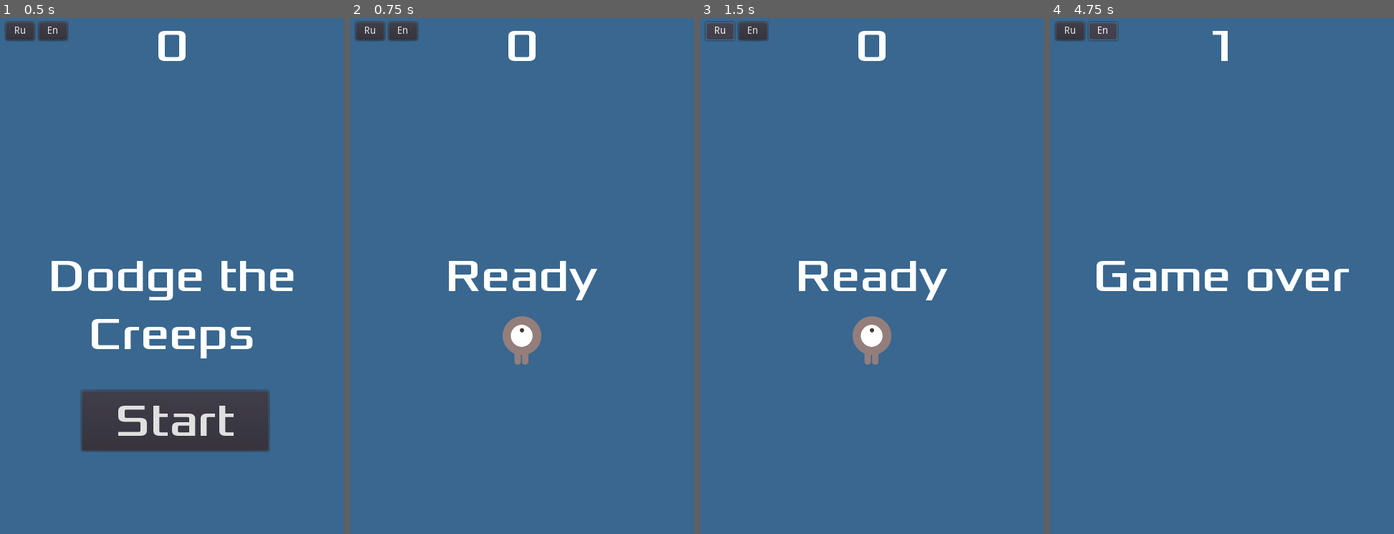
Above: before the commit, frames 1-4 (left to right).
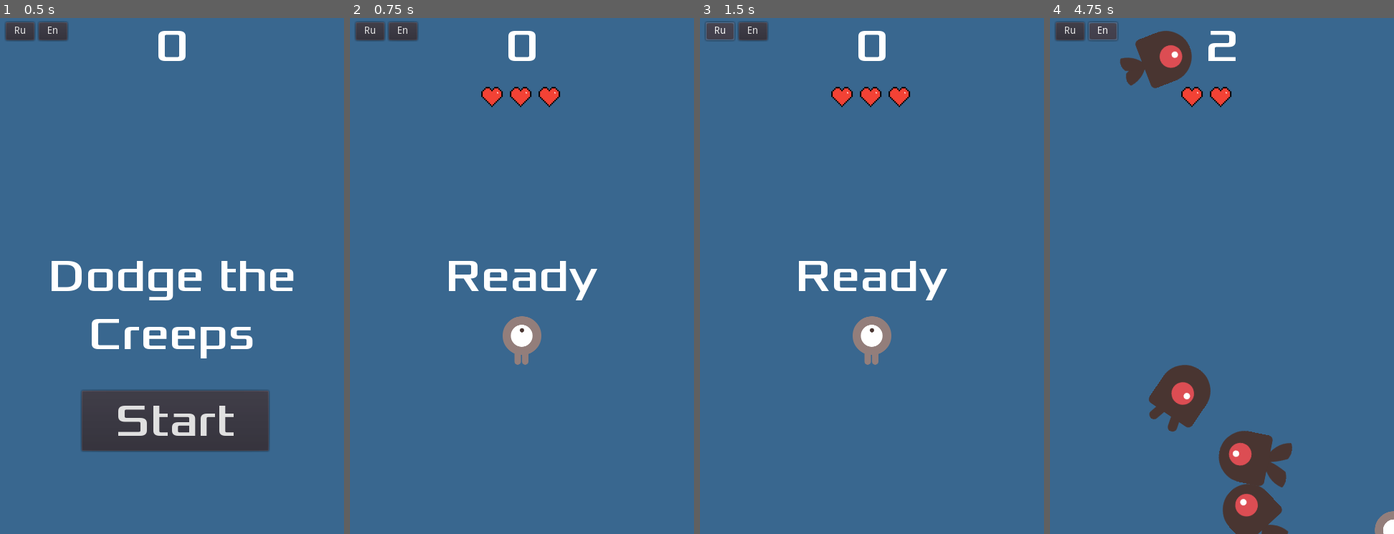
Above: after the commit, the same moments.

Repository: andrew-it/GodotFirstProject
Game: Godot game, scene res://Scenes/Main.tscn
Same seed, same stepped clock (60 frames per second), same inputs: the game is played once before the commit and once after it.
Inputs:
- Up to frame 1 (0.5 s): no input
- Up to frame 2 (0.75 s): click "Start" at 0.5 s
- Up to frame 3 (1.5 s): click "Ru" at 1.25 s
- Up to frame 4 (4.75 s): click "En" at 2 s; tap Enter at 2.75 s; hold Right (ui_right) 2.78-3.53 s; hold Down (ui_down) 3.53-4.28 s; hold Right (ui_right) from 4.28 s (still down)

Frame 1 is identical in both runs. In frame 2, 0.5% of the frame differs, in the area x 38-62%, y 13-18%; in frame 3, 0.5%; in frame 4, 8.5%, in the area x 13-100%, y 2-100%.

Commit message:
added health system

Diff:
--- a/Project/Scenes/HUD.tscn
+++ b/Project/Scenes/HUD.tscn
@@ -1,7 +1,9 @@
-[gd_scene load_steps=6 format=2]
+[gd_scene load_steps=8 format=2]
 
 [ext_resource path="res://dodge_assets/fonts/Xolonium-Regular.ttf" type="DynamicFontData" id=1]
 [ext_resource path="res://Scripts/HUD.gd" type="Script" id=2]
+[ext_resource path="res://Scripts/HealthBar.gd" type="Script" id=3]
+[ext_resource path="res://Scenes/Heart.tscn" type="PackedScene" id=4]
 
 [sub_resource type="DynamicFont" id=1]
 size = 64
@@ -35,7 +37,8 @@
 text = "En"
 
 [node name="ScoreLabel" type="Label" parent="."]
-anchor_right = 1.0
+anchor_left = 0.000409698
+anchor_right = 1.00041
 margin_left = -7.62939e-06
 margin_top = 0.196655
 margin_bottom = 78.1967
@@ -77,6 +80,11 @@
 }
 
 [node name="MessageTimer" type="Timer" parent="."]
+
+[node name="HealthBar" type="Node2D" parent="."]
+position = Vector2( 198.148, 110.24 )
+script = ExtResource( 3 )
+Heart = ExtResource( 4 )
 [connection signal="button_up" from="LangRu" to="." method="_on_LangRu_button_up"]
 [connection signal="button_up" from="LangEn" to="." method="_on_LangEn_button_up"]
 [connection signal="pressed" from="StartButton" to="." method="_on_StartButton_pressed"]
--- /dev/null
+++ b/Project/Scenes/Heart.tscn
@@ -0,0 +1,6 @@
+[gd_scene load_steps=2 format=2]
+
+[ext_resource path="res://dodge_assets/art/heard.png" type="Texture" id=1]
+
+[node name="Heart" type="Sprite"]
+texture = ExtResource( 1 )
--- a/Project/Scenes/Mob.tscn
+++ b/Project/Scenes/Mob.tscn
@@ -8,7 +8,6 @@
 [ext_resource path="res://dodge_assets/art/enemySwimming_1.png" type="Texture" id=6]
 [ext_resource path="res://Scripts/Mob.gd" type="Script" id=7]
 
-
 [sub_resource type="SpriteFrames" id=1]
 animations = [ {
 "frames": [ ExtResource( 2 ), ExtResource( 1 ) ],
@@ -16,14 +15,14 @@
 "name": "walk",
 "speed": 3.0
 }, {
+"frames": [ ExtResource( 6 ), ExtResource( 5 ) ],
+"loop": true,
+"name": "swim",
+"speed": 3.0
+}, {
 "frames": [ ExtResource( 3 ), ExtResource( 4 ) ],
 "loop": true,
 "name": "fly",
-"speed": 3.0
-}, {
-"frames": [ ExtResource( 6 ), ExtResource( 5 ) ],
-"loop": true,
-"name": "swim",
 "speed": 3.0
 } ]
 
--- a/Project/Scenes/Player.tscn
+++ b/Project/Scenes/Player.tscn
@@ -6,17 +6,16 @@
 [ext_resource path="res://dodge_assets/art/playerGrey_up2.png" type="Texture" id=4]
 [ext_resource path="res://dodge_assets/art/playerGrey_up1.png" type="Texture" id=5]
 
-
 [sub_resource type="SpriteFrames" id=1]
 animations = [ {
+"frames": [ ExtResource( 2 ), ExtResource( 1 ) ],
+"loop": true,
+"name": "walk",
+"speed": 3.0
+}, {
 "frames": [ ExtResource( 5 ), ExtResource( 4 ) ],
 "loop": true,
 "name": "up",
-"speed": 3.0
-}, {
-"frames": [ ExtResource( 2 ), ExtResource( 1 ) ],
-"loop": true,
-"name": "walk",
 "speed": 3.0
 } ]
 
--- a/Project/Scripts/HUD.gd
+++ b/Project/Scripts/HUD.gd
@@ -29,6 +29,9 @@
 	$StartButton.hide()
 	emit_signal("start_game")
 
+func update_lives_count(lives_count):
+	$HealthBar.update_health_bar(lives_count)
+
 func _on_LangRu_button_up():
 	TranslationServer.set_locale('ru')
 
--- /dev/null
+++ b/Project/Scripts/HealthBar.gd
@@ -0,0 +1,27 @@
+extends Node2D
+
+export (PackedScene) var Heart
+
+
+# Declare member variables here. Examples:
+# var a = 2
+# var b = "text"
+
+
+# Called when the node enters the scene tree for the first time.
+func _ready():
+	pass # Replace with function body.
+
+func update_health_bar(lives_count):
+	for child in get_children():
+		child.free()
+
+	for i in lives_count:
+		var heart = Heart.instance()
+		add_child(heart)
+		heart.position.x += 40 * i
+
+
+# Called every frame. 'delta' is the elapsed time since the previous frame.
+#func _process(delta):
+#	pass
--- a/Project/Scripts/Main.gd
+++ b/Project/Scripts/Main.gd
@@ -3,6 +3,7 @@
 export (PackedScene) var Mob
 
 var score
+var livesCount
 
 
 func _ready():
@@ -10,11 +11,16 @@
 	randomize()
 
 func _on_Player_hit():
-	game_over()
+	livesCount -= 1
+	$HUD.update_lives_count(livesCount)
+	if livesCount <= 0:
+		game_over()
 
 func game_over():
 	$ScoreTimer.stop()
 	$MobTimer.stop()
+
+	$Player._onDeath()
 
 	$HUD.show_game_over()
 
@@ -24,11 +30,14 @@
 
 func new_game():
 	score = 0
+	livesCount = 3
+
 	$Player.start($StartPosition.position)
 	$StartTimer.start()
 
 	$HUD.update_score(score)
 	$HUD.show_message(tr("READY"))
+	$HUD.update_lives_count(livesCount)
 
 	$Music.play()
 
--- a/Project/Scripts/Player.gd
+++ b/Project/Scripts/Player.gd
@@ -16,7 +16,7 @@
 	hide()
 
 func _process(delta):
-	var velocity = _getVelocityByInput()
+	var velocity = _get_velocity_by_input()
 
 	if velocity.length() > 0:
 		velocity = velocity.normalized() * speed
@@ -36,7 +36,7 @@
 		$AnimatedSprite.animation = "up"
 		$AnimatedSprite.flip_v = velocity.y > 0
 
-func _getVelocityByInput():
+func _get_velocity_by_input():
 	var velocity = Vector2()
 	if Input.is_action_pressed("ui_right"):
 		velocity.x += 1
@@ -49,7 +49,9 @@
 
 	return velocity
 
+func _onDeath():
+	hide()
+	$CollisionShape2D.set_deferred("disabled", true)
+
 func _on_Player_body_entered(body):
-	hide()
 	emit_signal("hit")
-	$CollisionShape2D.set_deferred("disabled", true)
Binary file added: Project/dodge_assets/art/heard.png
Not shown, added: Project/dodge_assets/art/heard.png.import
